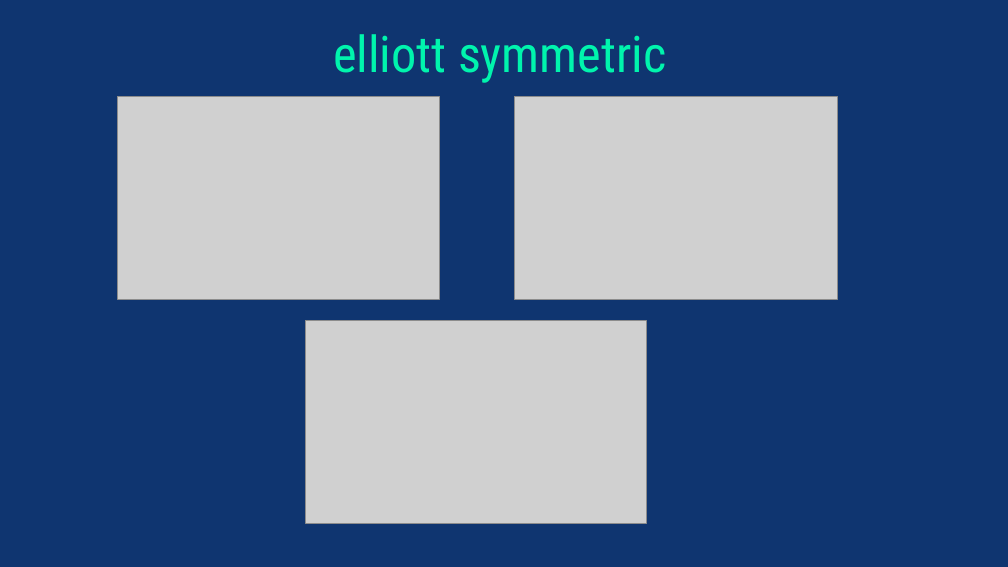
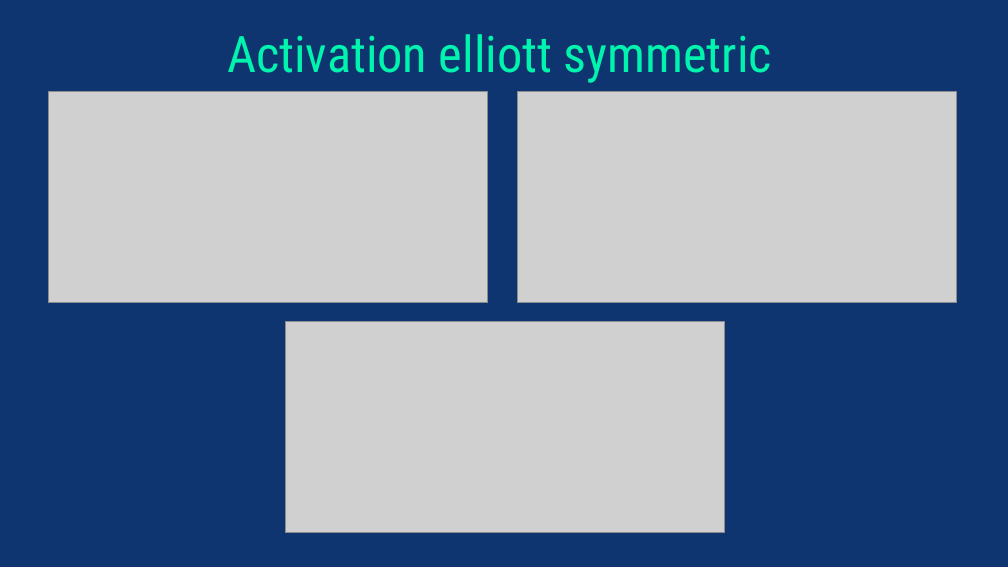
Before and after one commit to IntelligentSystemsUMAProject/LabProject01, a slide deck: slide 12 of Neural Networks.pptx (slide 11 before the commit). Drawn at 1008x567 pixels with LibreOffice and Linux fonts; fonts in the diff are those of the drawing; grey boxes stand for pictures. Boxes give left, top, right and bottom in pixels: in the first picture for what was removed or moved away, otherwise in the second. Text is boxed around its words. In the diff, an @@ line names an element or a change of style, - is before the commit and + after.

```diff
--- a/Neural Networks.pptx
+++ b/Neural Networks.pptx
@@ title at [227,34,772,83]: text changed @@
-elliott symmetric
+Activation elliott symmetric
@@ picture: place and size @@
-picture at [118,97,439,299]
+picture at [48,92,488,303]
@@ picture: place and size @@
-picture at [514,97,838,299]
+picture at [517,92,957,303]
@@ picture: place and size @@
-picture at [305,321,647,523]
+picture at [285,322,725,533]
```
Also in this commit, not shown: 5 other slides changed, 4 slides added, 1 slide removed.
